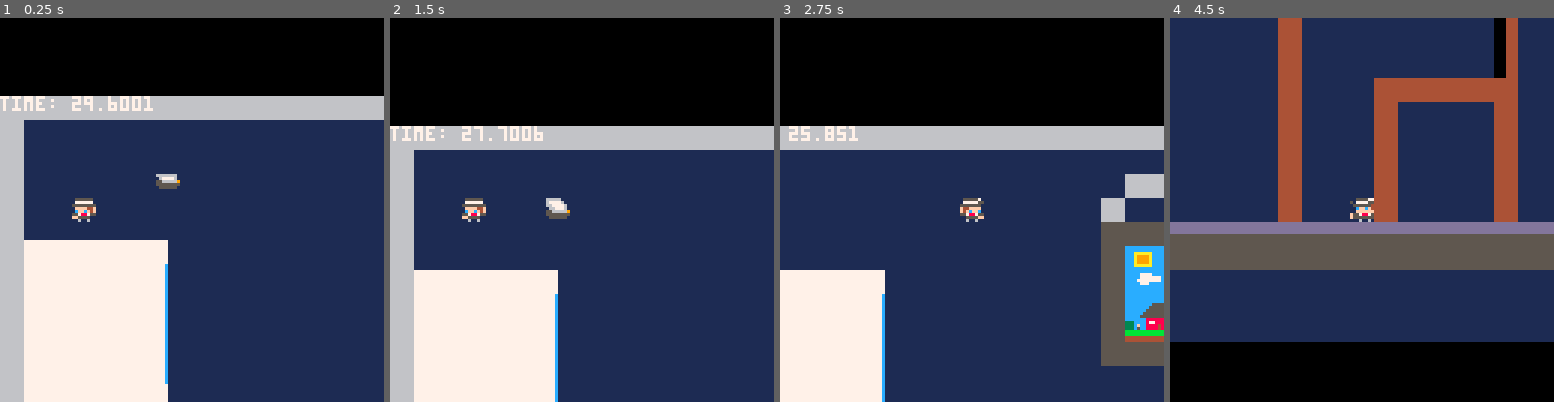
Above: before the commit, frames 1-4 (left to right).
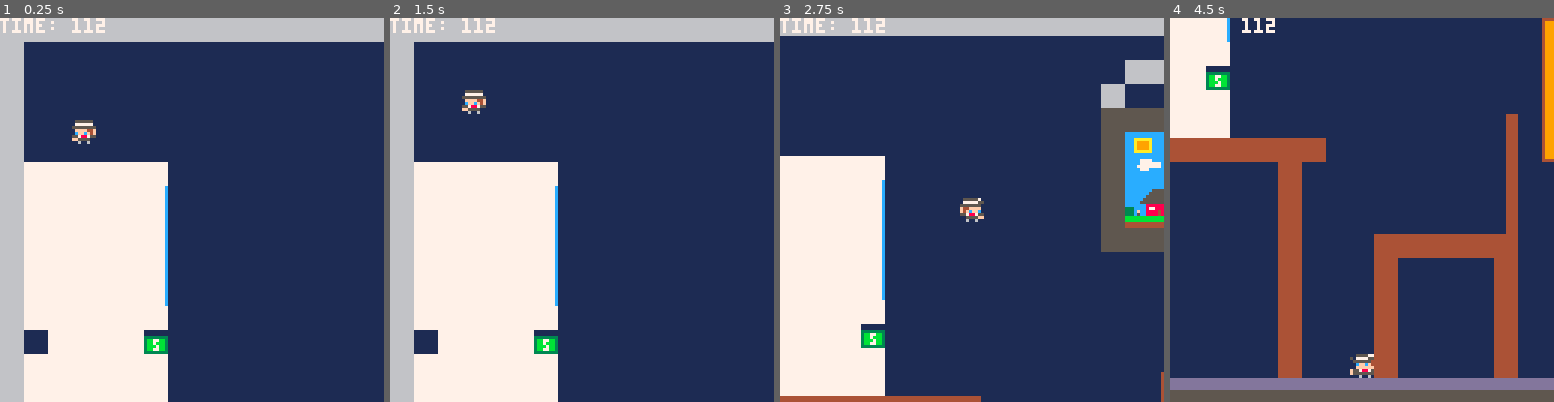
Above: after the commit, the same moments.

Repository: MillsLogan/time_is_money
Game: PICO-8 cartridge pico_8_main.p8
The game is run twice, just before and just after one commit, with the same random seed, the same clock (stepped at 60 frames per second) and the same inputs.
Inputs:
- Up to frame 1 (0.25 s): no input
- Up to frame 2 (1.5 s): tap X (X key) at 0.33, 1.07 s
- Up to frame 3 (2.75 s): hold Right 1.6-2.1 s; tap X (X key) at 1.85 s; hold Right from 2.47 s (still down)
- Up to frame 4 (4.5 s): tap X (X key) at 2.97, 4.08 s; release Right at 3.03 s; hold Left 3.08-3.58 s; hold Right from 4.02 s (still down)

The runs differ from the first frame. In frame 1, 35% of the frame differs, in the area x 0-100%, y 0-96%; in frame 2, 46%; in frame 3, 52%, in the area x 0-100%, y 0-100%; in frame 4, 49%.

Commit message:
Finished map design need to fix collisions

Diff:
--- a/camera.lua
+++ b/camera.lua
@@ -16,6 +16,12 @@
         self.x = map_end - 128
     end
 
+    if self.y < map_top then
+        self.y = map_top
+    end
+    if self.y > map_bottom - 128 then
+        self.y = map_bottom - 128
+    end
 
     camera(self.x, self.y)
  end
--- a/main.lua
+++ b/main.lua
@@ -2,16 +2,18 @@
 
 
 function _init()
-  timer=30
+  timer=112
   gravity=0.3
   groundfriction=0.70
   airfriction=0.98
-  collectables = {new_money(6*8, 13*8)}
-  enemies = {new_fly(52,24)}
+  collectables = {new_money(6*8, 13*8), new_money(37*8, 25*8), new_money(11*8, 24*8), new_money(37*8, 10*8), new_money(21*8, 11*8)}
+  enemies = {new_fly(35*8,16*8)}
 
   --map limits
   map_start=0
-  map_end=1024
+  map_end=41*8
+  map_top=0
+  map_bottom=27*8
 end
 
 function reset()
@@ -21,7 +23,7 @@
 end
 
 function _update()
-  timer-=0.05
+  timer-=0.00
 
   if timer<=0 then
     reset()
@@ -54,7 +56,7 @@
   end
 
   player:draw()
-  print("time: "..timer, 0, 0, 7)
+  print("time: "..timer, cam.x, cam.y, 7)
 end
 
 function collide_map(obj,aim,flag)
--- a/pico_8_main.p8
+++ b/pico_8_main.p8
@@ -57,36 +57,84 @@
 
 
 
+…(48 lines of a section not shown)…
 __gff__
-0001010001000000000000000000000000010001010000000000000000000000000100000000000000000000000000000000000000000000000000000000000000000000000000000000000000000000000000000000000000000000000000000000000000000000000000000000000000000000000000000000000000000000
-0000000000000000000000000000000000000000000000000000000000000000000000000000000000000000000000000000000000000000000000000000000000000000000000000000000000000000000000000000000000000000000000000000000000000000000000000000000000000000000000000000000000000000
+0001010003000000000000000001010100010001010000000000000000010000000101010101030303000000000000000000000000000000000000000000000000000000000000000000000000000000000000000000000000000000000000000000000000000000000000000000000000000000000000000000000000000000
+0000000000000003030303000000000000010100000000030300000000000000000101010101010000030300000000000101010101010100000000000000000000000000000000000000000000000000000000000000000000000000000000000000000000000000000000000000000000000000000000000000000000000000
 __map__
 1313131313131313131313131313131313131313131313131313131313131313131313131313131303030303030303030303030000000000000000000000000000000000000000000000000000000000000000000000000000000000000000000000000000000000000000000000000000000000000000000000000000000000
 1303030303030303030303030303030303030303030303030303030303030303030303030303031303030303030303030303030000000000000000000000000000000000000000000000000000000000000000000000000000000000000000000000000000000000000000000000000000000000000000000000000000000000
 1303030303030303030303030303030303131313130303030303030303030303030303030303031303030303030303030303030000000000000000000000000000000000000000000000000000000000000000000000000000000000000000000000000000000000000000000000000000000000000000000000000000000000
 1303030303030303030303030303030313030303031303030303030303030303030303030303031303030303030303030303030000000000000000000000000000000000000000000000000000000000000000000000000000000000000000000000000000000000000000000000000000000000000000000000000000000000
 1303030303030303030303030303030304040404040403030303030303030303030303030303031303030303030303030303030000000000000000000000000000000000000000000000000000000000000000000000000000000000000000000000000000000000000000000000000000000000000000000000000000000000
-1303030303030303030303030303030304090a0b0c0403030303030303030303030303030303031303030303030303030303030000000000000000000000000000000000000000000000000000000000000000000000000000000000000000000000000000000000000000000000000000000000000000000000000000000000
-1302020202020203030303030303030304191a1b1c0403030303030303030303030303030303031303030303030303030303030000000000000000000000000000000000000000000000000000000000000000000000000000000000000000000000000000000000000000000000000000000000000000000000000000000000
-1302020202021103030303030303030304292a2b2c0403030303030303030303030303030303031303030303030303030303030000000000000000000000000000000000000000000000000000000000000000000000000000000000000000000000000000000000000000000000000000000000000000000000000000000000
-1302020202021103030303030303030304393a3b3c0403030303030303030303030303030303031303030303030303030303030000000000000000000000000000000000000000000000000000000000000000000000000000000000000000000000000000000000000000000000000000000000000000000000000000000000
-1302020202021103030303030303030304040404040403030303030303030303030303030303031303030303030303030303030000000000000000000000000000000000000000000000000000000000000000000000000000000000000000000000000000000000000000000000000000000000000000000000000000000000
-1302020202021103030303030303030303030303030303030303030303030303030303030303031303030303030303030303030000000000000000000000000000000000000000000000000000000000000000000000000000000000000000000000000000000000000000000000000000000000000000000000000000000000
-1302020202021103030303030303030303030303030303030303030303030303030303030303031303030303030303030303030000000000000000000000000000000000000000000000000000000000000000000000000000000000000000000000000000000000000000000000000000000000000000000000000000000000
-1302020202020203030303030303030303030303030303030303030303030303030303030303031303030303030303030303030000000000000000000000000000000000000000000000000000000000000000000000000000000000000000000000000000000000000000000000000000000000000000000000000000000000
-1303020202020303030303030303030303030303030303030303030303030303030303030303031303030303030303030303030000000000000000000000000000000000000000000000000000000000000000000000000000000000000000000000000000000000000000000000000000000000000000000000000000000000
-1302020202020203030303030303030303030303030303030303030303030303030303030303031303030303030303030303030000000000000000000000000000000000000000000000000000000000000000000000000000000000000000000000000000000000000000000000000000000000000000000000000000000000
-1302020202020203030303030303030303031203030303030303030303030303030303030303031303030303030303030303030000000000000000000000000000000000000000000000000000000000000000000000000000000000000000000000000000000000000000000000000000000000000000000000000000000000
-1301010101010101010101030303030303031203030303030303030303030303030303030303031303030303030303030303030000000000000000000000000000000000000000000000000000000000000000000000000000000000000000000000000000000000000000000000000000000000000000000000000000000000
-1303010303030303030103030303030303031203030303030303030303030303030303030303031303030303030303030303030000000000000000000000000000000000000000000000000000000000000000000000000000000000000000000000000000000000000000000000000000000000000000000000000000000000
+1303030303030303030303030303030304090a0b0c0303030303030303030303030303030303031303030303030303030303030000000000000000000000000000000000000000000000000000000000000000000000000000000000000000000000000000000000000000000000000000000000000000000000000000000000
+1302020202020203030303030303030304191a1b1c0303030303032d2e030303030303030303031303030303030303030303030000000000000000000000000000000000000000000000000000000000000000000000000000000000000000000000000000000000000000000000000000000000000000000000000000000000
+1302020202021103030303030303030304292a2b2c0403030303033d3e1f0f03030303030303031303030303030303030303030000000000000000000000000000000000000000000000000000000000000000000000000000000000000000000000000000000000000000000000000000000000000000000000000000000000
+1302020202021103030303030303030304393a3b3c0403030326272727272728030303030303031303030303030303030303030000000000000000000000000000000000000000000000000000000000000000000000000000000000000000000000000000000000000000000000000000000000000000000000000000000000
+13020202020211030303030303030303040404040404030303030303030303030303030d0e03031303030303030303030303030000000000000000000000000000000000000000000000000000000000000000000000000000000000000000000000000000000000000000000000000000000000000000000000000000000000
+13020202020211030303030303030303030303030303030303030303030303030303031d1e03031303030303030303030303030000000000000000000000000000000000000000000000000000000000000000000000000000000000000000000000000000000000000000000000000000000000000000000000000000000000
+1302020202021103030303030303030303030303103333333333333333333331032627272728031303030303030303030303030000000000000000000000000000000000000000000000000000000000000000000000000000000000000000000000000000000000000000000000000000000000000000000000000000000000
+130202020202020303030303030303030303030336878832323232a932323235030303030303031303030303030303030303030000000000000000000000000000000000000000000000000000000000000000000000000000000000000000000000000000000000000000000000000000000000000000000000000000000000
+130302020202030303030303030303030303030336a7a832aa3232323232a935030303030303031303030303030303030303030000000000000000000000000000000000000000000000000000000000000000000000000000000000000000000000000000000000000000000000000000000000000000000000000000000000
+130202020202020303030303030303030303030336b7b832ba32323232323235030303030303031303030303030303030303030000000000000000000000000000000000000000000000000000000000000000000000000000000000000000000000000000000000000000000000000000000000000000000000000000000000
+1302020202020203030303030303030303031203363232323232898a32323235030303030303031303030303030303030303030000000000000000000000000000000000000000000000000000000000000000000000000000000000000000000000000000000000000000000000000000000000000000000000000000000000
+130101010101010101010103030303030303120320343434343497983434898a030303030303031303030303030303030303030000000000000000000000000000000000000000000000000000000000000000000000000000000000000000000000000000000000000000000000000000000000000000000000000000000000
+1303010303030303030103030303030303031203030303030303a7a80303999a030303030303031303030303030303030303030000000000000000000000000000000000000000000000000000000000000000000000000000000000000000000000000000000000000000000000000000000000000000000000000000000000
 1303010303030303030103030303030303031203030303030303030303030303030303030303031303030303030303030303030000000000000000000000000000000000000000000000000000000000000000000000000000000000000000000000000000000000000000000000000000000000000000000000000000000000
 1303010303030303030103030303030303031203030303030303030303030303030303030303031303030303030303030303030000000000000000000000000000000000000000000000000000000000000000000000000000000000000000000000000000000000000000000000000000000000000000000000000000000000
 1303010303030303030103030301010101010103030303030303030303030303030303030303031303030303030303030303030000000000000000000000000000000000000000000000000000000000000000000000000000000000000000000000000000000000000000000000000000000000000000000000000000000000
-1303010303030303030103030301030303030103030303030303030303030303030303030303031303030303030303030303030000000000000000000000000000000000000000000000000000000000000000000000000000000000000000000000000000000000000000000000000000000000000000000000000000000000
-1303010303030303030103030301030303030103030303030303030303030303030303030303031303030303030303030303030000000000000000000000000000000000000000000000000000000000000000000000000000000000000000000000000000000000000000000000000000000000000000000000000000000000
-1303010303030303030103030301030303030103030303030303030303030303030303030303031303030303030303030303030000000000000000000000000000000000000000000000000000000000000000000000000000000000000000000000000000000000000000000000000000000000000000000000000000000000
-1303010303030303030103030301030303030103030303030303030303030303030303030303031303030303030303030303030000000000000000000000000000000000000000000000000000000000000000000000000000000000000000000000000000000000000000000000000000000000000000000000000000000000
-1303010303030303030103030301030303030103030303030303030303030303030303030303031303030303030303030303030000000000000000000000000000000000000000000000000000000000000000000000000000000000000000000000000000000000000000000000000000000000000000000000000000000000
+1303010303030303030103030301030303030103030303030303030303030303222324250303031303030303030303030303030000000000000000000000000000000000000000000000000000000000000000000000000000000000000000000000000000000000000000000000000000000000000000000000000000000000
+1303010303030303030103030301030303030103030303030303030303030303131313130303031303030303030303030303030000000000000000000000000000000000000000000000000000000000000000000000000000000000000000000000000000000000000000000000000000000000000000000000000000000000
+1303010303030303030103030301030303030103030303030303030303909192931313130303031303030303030303030303030000000000000000000000000000000000000000000000000000000000000000000000000000000000000000000000000000000000000000000000000000000000000000000000000000000000
+1303010303030303030103030301030303030103030303030303030303a0a1a2a3a4a5a60303031303030303030303030303030000000000000000000000000000000000000000000000000000000000000000000000000000000000000000000000000000000000000000000000000000000000000000000000000000000000
+1303010303030303030103030301030303030103030303030303030303b0b1b2b3b4b5b1b603151303030303030303030303030000000000000000000000000000000000000000000000000000000000000000000000000000000000000000000000000000000000000000000000000000000000000000000000000000000000
 2121212121212121212121212121212121212121212121212121212121212121212121212121212103030303030303030303030000000000000000000000000000000000000000000000000000000000000000000000000000000000000000000000000000000000000000000000000000000000000000000000000000000000
 0404040404040404040404040404040404040404040404040404040404040404040404040404040403030303030303030303030000000000000000000000000000000000000000000000000000000000000000000000000000000000000000000000000000000000000000000000000000000000000000000000000000000000
 0303030303030303030303030303030303030303030303030303030303030303030303030303030303030303030303030303030000000000000000000000000000000000000000000000000000000000000000000000000000000000000000000000000000000000000000000000000000000000000000000000000000000000
--- a/player.lua
+++ b/player.lua
@@ -136,16 +136,16 @@
             self.onground = false
         else
             self.dy = 0
+            self.y = flr(new_y/8)*8
             self.onground = true
-            self.y = flr(new_y/8)*8
         end
     elseif self.dy < 0 then
         if not collide_map({x=new_x, y=new_y, w=self.w, h=self.h}, "up", 0) then
             self.y = new_y
             self.onground = false
         else
-            self.dy = 0
-            self.y = flr(new_y/8)*8
+            self.dy = ceil(self.dy/2)
+            self:move()
         end
     end
 
Not shown, changed: 80 lines of the sprite sheet (__gfx__) section of pico_8_main.p8
